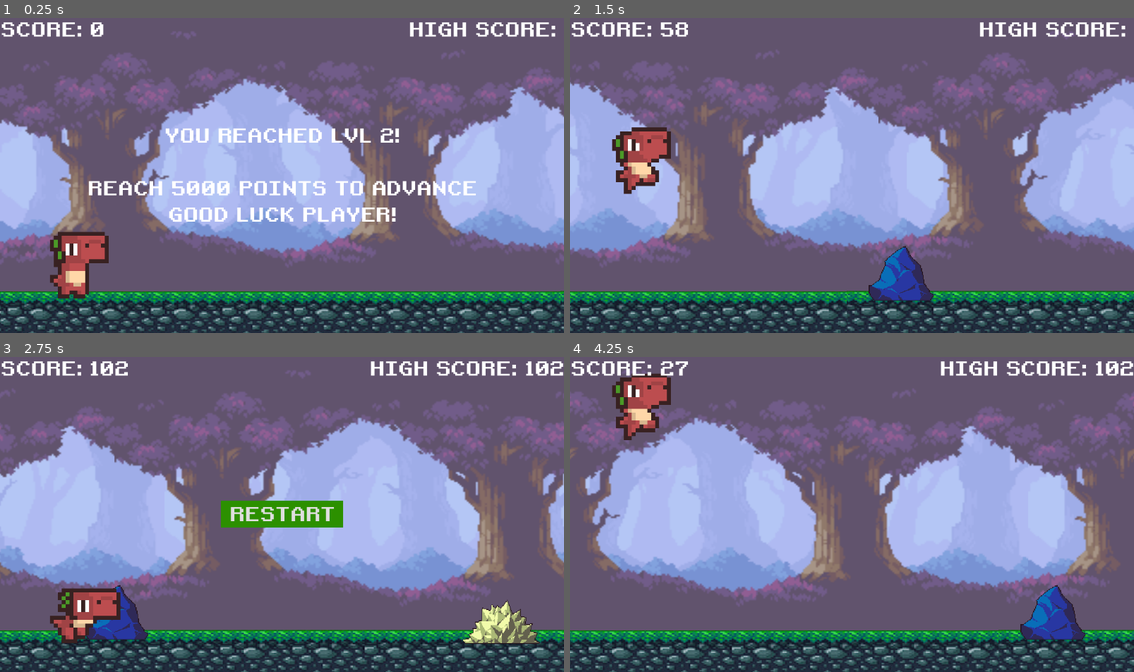
Above: before the commit, frames 1-4 (two rows, left to right).
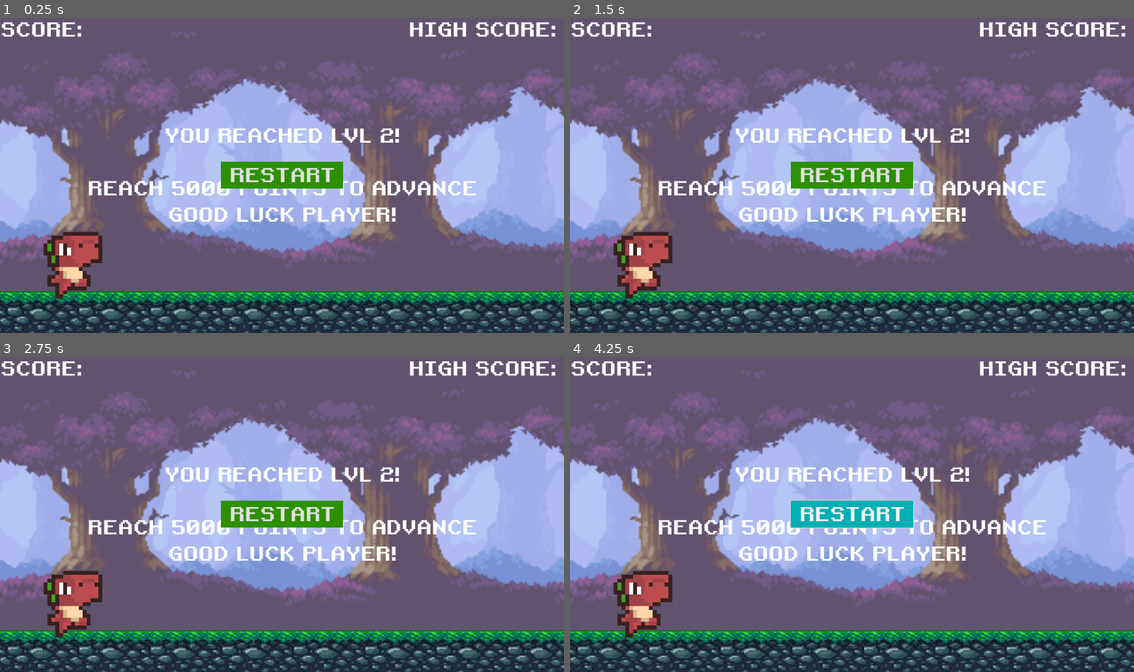
Above: after the commit, the same moments.

Repository: teachermanjeff/redplatformer2025
Game: Godot game, scene res://scenes/lvl2.tscn
Two runs of this game, one before a commit and one after it. Both use one fixed random seed, a clock stepped at 60 frames per second and the inputs below. This scene is started directly instead of the project's main scene.
Inputs (mouse positions are in pixels of both pictures, inside the frame that each line leads up to):
- Up to frame 1 (0.25 s): no input
- Up to frame 2 (1.5 s): tap Enter (ui_accept) at 0.5 s; hold Down (duck) 0.53-1.28 s; tap Space (jump) at 0.77 s; tap Down (duck) at 1.35 s
- Up to frame 3 (2.75 s): tap Space (jump) at 1.52 s; hold Down (duck) from 2.03 s (still down)
- Up to frame 4 (4.25 s): release Down (duck) at 2.75 s; click (852, 514) at 2.75 s, where only the run before the commit has a clickable "RESTART"; tap Down (duck) at 3.6 s; tap Space (jump) at 3.77 s

The runs differ from the first frame. In frame 1, 3.1% of the frame differs, in the area x 7-61%, y 1-90%; in frame 2, 34%; in frame 3, 48%; in frame 4, 53%, in the area x 0-100%, y 1-100%.
Error after the commit: Parse Error: Identifier "obs_x" not declared in the current scope. (res://scenes/main2.gd:108)

Commit message:
Update main2.gd

Diff:
--- a/scenes/main2.gd
+++ b/scenes/main2.gd
@@ -102,8 +102,8 @@
 			obs = obs_type.instantiate()
 			var obs_height = obs.get_node("Sprite2D").texture.get_height()
 			var obs_scale = obs.get_node("Sprite2D").scale
-			var obs_x : int = screen_size.x + score + 100 + (i * 100)
-			var obs_y : int = screen_size.y - ground_height - (obs_height * obs_scale.y / 2) + 5
+			var ground_y = DINO_START_POS.y + 100 #screen_size.y - ground_height - this is old
+			var obs_y : int = ground_y - (obs_height * obs_scale.y / 2) - 5
 			last_obs = obs
 			add_obs(obs, obs_x, obs_y)
 		#additionally random chance to spawn a bird
